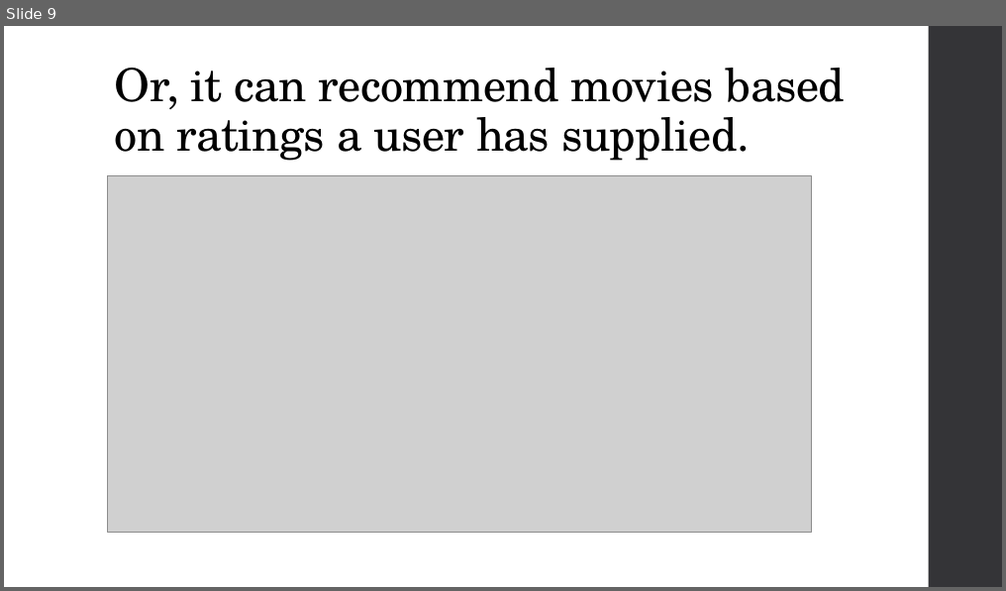
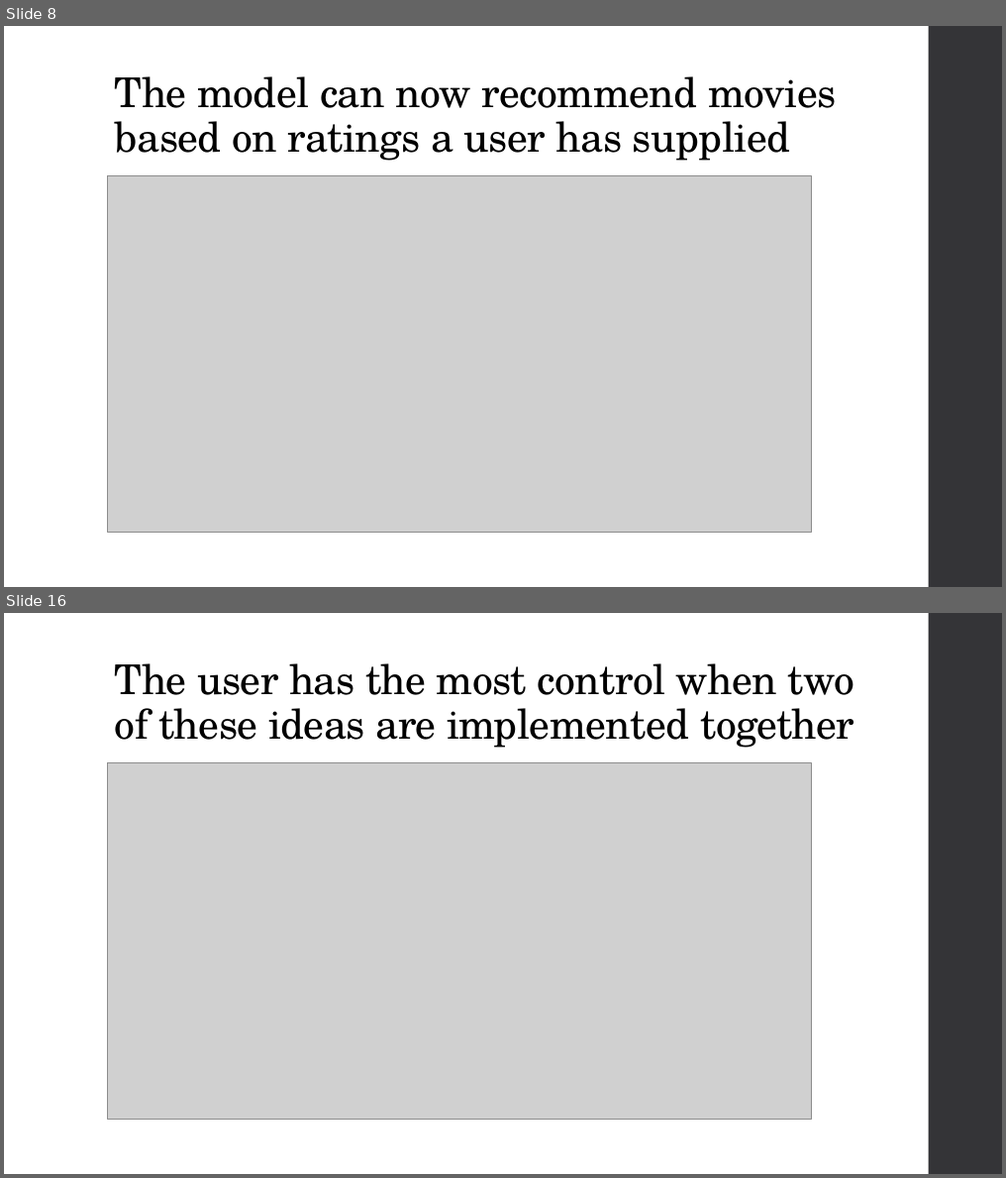
Before and after one commit to SomilB/Data-Science-Intensive---Capstone-Project, a slide deck: Capstone Presentation.pptx. Shown one above the other, each under a label of ours: slide 9 before the commit, slides 8 and 16 after it; the slides between them are not shown. The pictures are 1006x591 and 1006x1178 pixels, drawn with LibreOffice and Linux fonts; fonts in the diff are those of the drawing; grey boxes stand for pictures. Boxes give left, top, right and bottom in pixels: in the first picture for what was removed or moved away, otherwise in the second. Text is boxed around its words. In the diff, an @@ line names an element or a change of style, - is before the commit and + after.

```diff
--- a/Capstone Presentation.pptx
+++ b/Capstone Presentation.pptx
@@ slide 16 added at <box>4,613,1002,1174</box>, background #FFFFFF; not listed: 1 template element that a slide beside it also shows @@
@@ title added at <box>115,663,854,748</box>, 39.6 pt, text #000000 @@
+The user has the most control when two of these ideas are implemented together
@@ picture added at <box>107,762,811,1119</box> @@
@@ what was slide 9 is now slide 8 @@
@@ slide 8 changed as well @@
@@ title at <box>115,76,837,161</box>: text changed; size 44 to 39.6 pt @@
-Or, it can recommend movies based on ratings a user has supplied.
+The model can now recommend movies based on ratings a user has supplied
```
Also in this commit, not shown: 6 other slides changed, 9 other slides added, 2 slides removed.
